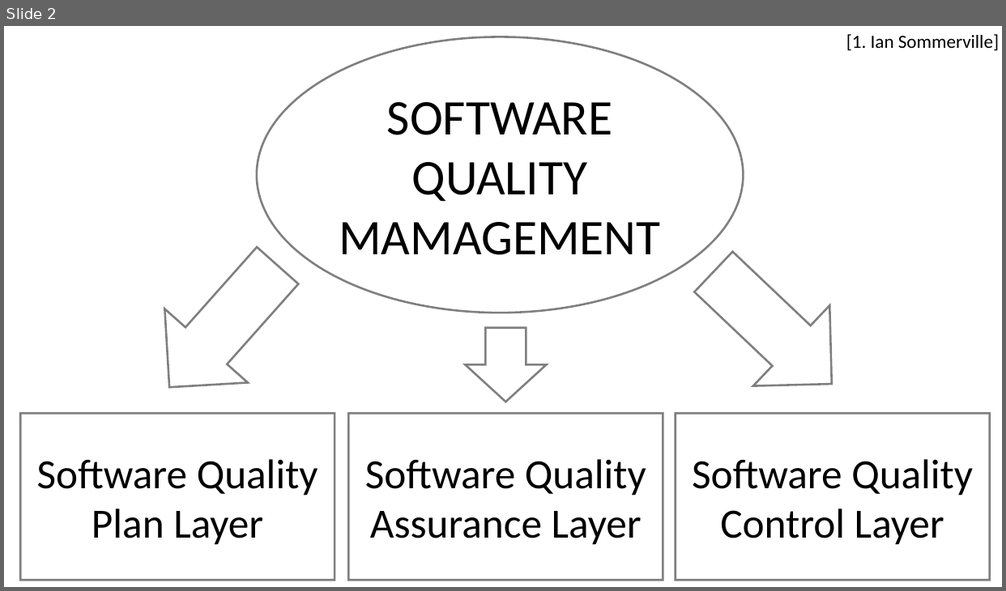
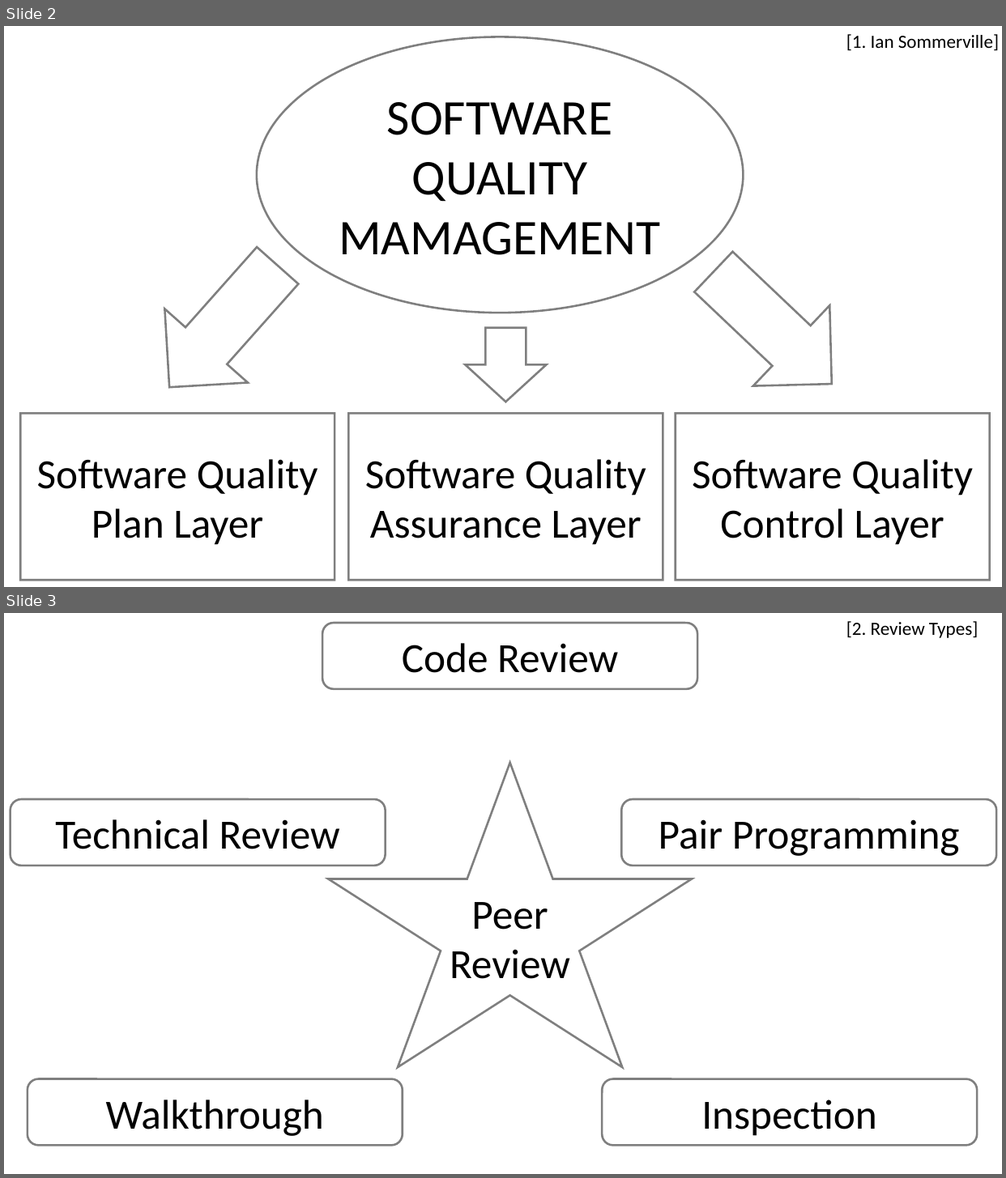
Before and after one commit to DaAnda97/E-Portfolio-PeerReview, a slide deck: Peer Review_NEW.pptx. Shown one above the other, each under a label of ours: slide 2 before the commit, slides 2 and 3 after it. The pictures are 1006x591 and 1006x1178 pixels, drawn with LibreOffice and Linux fonts; fonts in the diff are those of the drawing; background and template pictures are left out. Boxes give left, top, right and bottom in pixels: in the first picture for what was removed or moved away, otherwise in the second. Text is boxed around its words. In the diff, an @@ line names an element or a change of style, - is before the commit and + after.

```diff
--- a/Peer Review_NEW.pptx
+++ b/Peer Review_NEW.pptx
@@ slide 3 added at [4,613,1002,1174], background picture (left out) @@
@@ rounded rectangle added at [323,623,698,689], fill #FFFFFF at 65% opacity, outline #000000 2 pt, 40 pt, text #000000 @@
+Code Review
@@ text added at [846,621,978,638], 18 pt, text #000000 @@
+[2. Review Types]
@@ star added at [328,763,691,1067], fill #FFFFFF at 65% opacity, outline #000000 2 pt, 40 pt, text #000000 @@
+Peer Review
@@ rounded rectangle added at [10,799,385,866], fill #FFFFFF at 65% opacity, outline #000000 2 pt, 40 pt, text #000000 @@
+Technical Review
@@ rounded rectangle added at [621,799,997,866], fill #FFFFFF at 65% opacity, outline #000000 2 pt, 40 pt, text #000000 @@
+Pair Programming
@@ rounded rectangle added at [27,1080,403,1146], fill #FFFFFF at 65% opacity, outline #000000 2 pt, 40 pt, text #000000 @@
+Walkthrough
@@ rounded rectangle added at [602,1080,978,1146], fill #FFFFFF at 65% opacity, outline #000000 2 pt, 40 pt, text #000000 @@
+Inspection
```
Also in this commit, not shown: 1 slide changed, 1 other slide added, 3 other files.
